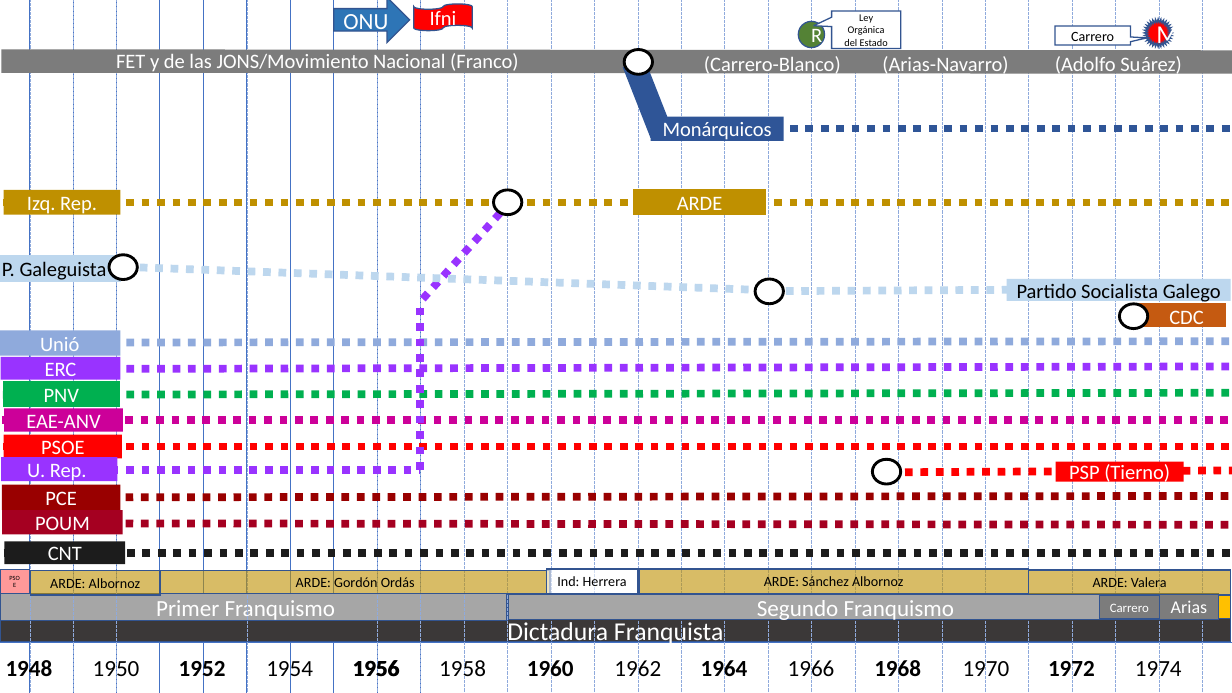
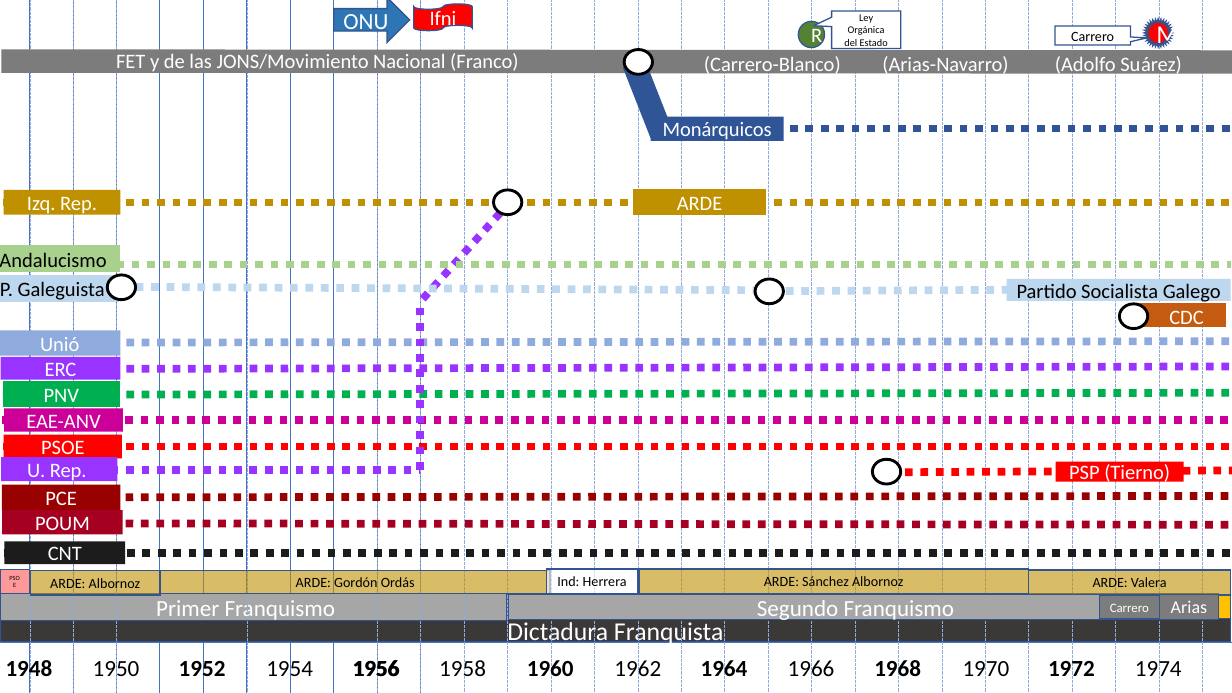
Before and after one commit to Alexggo/Spanish-History-Graph, a slide deck: slide 7 of Timeline.pptx. Drawn at 1232x693 pixels with LibreOffice and Linux fonts; fonts in the diff are those of the drawing. Boxes give left, top, right and bottom in pixels: in the first picture for what was removed or moved away, otherwise in the second. Text is boxed around its words. In the diff, an @@ line names an element or a change of style, - is before the commit and + after.

```diff
--- a/Timeline.pptx
+++ b/Timeline.pptx
@@ rectangle added at [0,246,119,271], fill #A9D18E, outline #A9D18E 1 pt, 16 pt, text #000000 @@
+Andalucismo
@@ line added from (116, 264) to (1231, 264), #A9D18E 6 pt dashed @@
@@ rectangle "P. Galeguista": place and size @@
-rectangle "P. Galeguista" at [0,256,120,281]
+rectangle "P. Galeguista" at [0,276,118,301]
@@ ellipse "0": place and size @@
-ellipse "0" at [109,255,138,280]
+ellipse "0" at [107,275,136,300]
@@ line moved from (125, 267) - (769, 290) to (120, 287) - (769, 290) @@
```
Also in this commit, not shown: 4 other slides changed, 6 other files.
